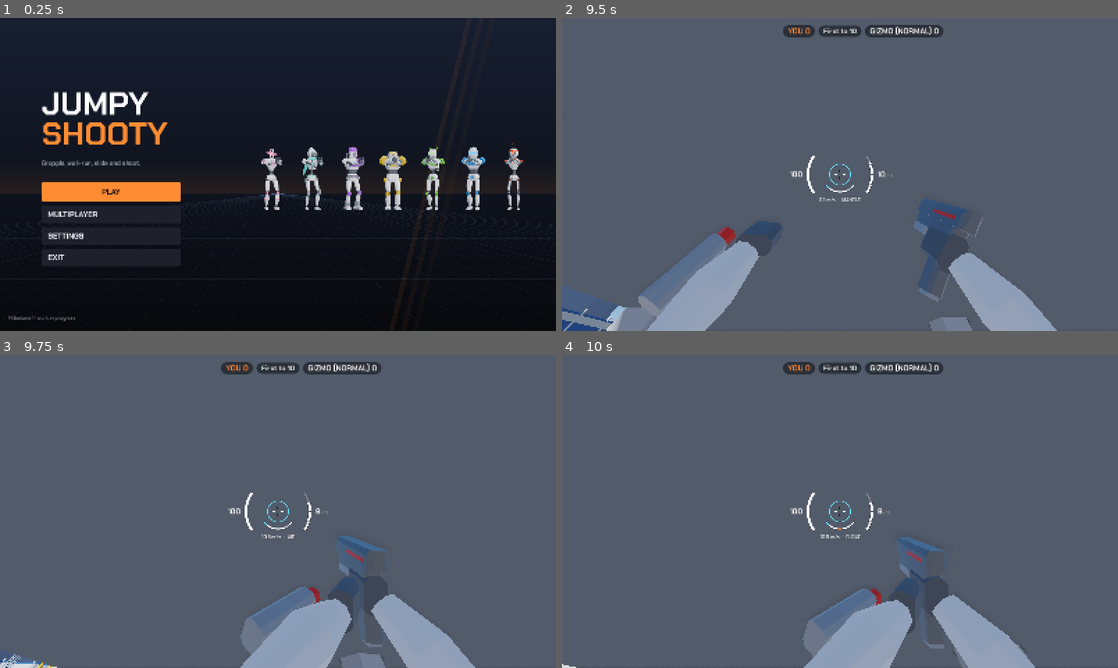
Above: before the commit, frames 1-4 (two rows, left to right).
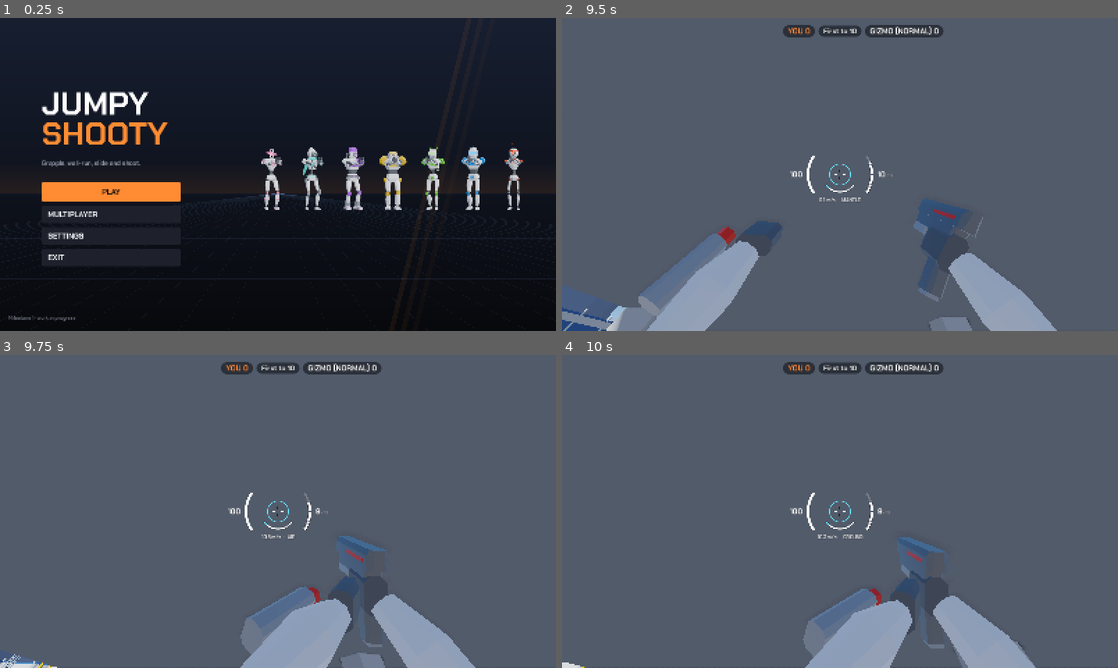
Above: after the commit, the same moments.

Repository: Yellow-Makes-Games/Jumpy-Shooty
Game: Godot game, scene res://game/ui/main_menu.tscn
Same seed, same stepped clock (60 frames per second), same inputs: the game is played once before the commit and once after it.
Inputs (mouse positions are in pixels of both pictures, inside the frame that each line leads up to):
- Up to frame 1 (0.25 s): no input
- Up to frame 2 (9.5 s): click "PLAY" at 0.5 s; click "Back" at 1.25 s; click "PLAY" at 2 s; click (745, 171) at 2.75 s; click "Easy" at 3.5 s; click "Easy" at 4.25 s; click "Normal" at 5 s; click "Normal" at 5.75 s; click "START" at 6.5 s; tap Enter at 7.25 s; move the mouse to (834, 180) at 7.27 s; hold Ctrl (crouch) 7.28-8.03 s; hold W (move_forward) from 7.28 s (still down); tap E (boost) at 7.35 s; click (834, 180) at 7.42 s; tap Space (jump) at 7.52, 7.82, 8.27, 8.57 s; move the mouse to (878, 177) at 8.02 s; tap Ctrl (crouch) at 8.1 s; tap Q (dive) at 8.3 s; move the mouse to (795, 171) at 8.77 s; hold Q (dive) from 8.78 s (still down); click (795, 171) at 9.05 s
- Up to frame 3 (9.75 s): move the mouse to (283, 511) at 9.52 s; release W (move_forward) at 9.53 s; release Q (dive) at 9.53 s; hold A (move_left) from 9.53 s (still down); click (283, 511) at 9.6 s
- Up to frame 4 (10 s): keep holding A (move_left); tap Space (jump) at 9.77 s; tap Shift (float) at 9.8 s

Frames 1-3 are identical in both runs. In frame 4, 0.2% of the frame differs, in the area x 0-86%, y 55-100%.

Commit message:
Float: faster leg spin, 1 s, slow sink, boots redirect it, legs hit
- Legs whirl like a helicopter rotor: four turns a second (was one per
  0.9 s); the float sound chops to match
- A float lasts 1 s (was 2.5 s)
- You sink slowly while floating (up to 2 m/s) instead of holding height
- Rocket boots while floating no longer end it: the burst turns the whole
  float the way you press (WASD as you face, forward with nothing held),
  keeping all your speed plus the burst's
- The whirling legs hit: anyone within 1.3 m of your hips takes 15 damage
  and is knocked away, once per float each. The host decides every hit
  (new FloatSpin rules, Match.request_float_hit), and holds a hit that
  arrives before the snapshot showing the float instead of dropping it
- Tests: movement checks for the sink and the boots redirect, the spin
  speed in the robot test, floating into a dummy and into a bot in the
  debug test; docs updated

Co-Authored-By: Claude Opus 5.5 <noreply@anthropic.com>
Claude-Session: https://claude.ai/code/session_01NfJBh9N3HB7X5YQUWoufd1

Diff:
--- /dev/null
+++ b/game/combat/float_spin.gd
@@ -0,0 +1,13 @@
+class_name FloatSpin
+## Floating (Shift in mid-air) whirls your legs round like a rotor, and they hit:
+## anyone they reach is hurt and knocked away from you, once per float each.
+## There is nothing to press: floating into or past someone is the attack.
+## The host decides every hit (see Match.request_float_hit).
+
+const DAMAGE := 15.0
+const REACH := 1.3           ## metres from your hips to the edge of their body (a leg is about 0.9 m long)
+const HEIGHT := 0.9          ## your hips above your feet: the middle of the rotor
+const KNOCKBACK := 11.0      ## away from you
+const KNOCKBACK_UP := 4.0
+const SPIN_UP := 0.1         ## seconds into a float before the legs are up to speed and can hit
+const REHIT := 0.5           ## the host never lets you hit the same player again sooner than this
--- a/game/match/match_state.gd
+++ b/game/match/match_state.gd
@@ -58,6 +58,8 @@
 var _last_slam_time: Dictionary = {}   # host: id -> Net.now() of last crash that hurt
 var _last_shove: Dictionary = {}       # host: id -> [who shoved them, Net.now()]
 var _last_kick_time: Dictionary = {}   # host: id -> Net.now() of last accepted kick
+var _last_spin_hit: Dictionary = {}    # host: "attacker:target" -> Net.now() of the last float hit on them
+var _spin_waiting: Array = []          # host: float hits asked for before we have seen that player float: [attacker, hub, view times, give up at]
 var _tethers: Dictionary = {}          # host: id -> [the player their hook is on, Net.now()]
 var _projectiles: Dictionary = {}      # host: id -> {pos, vel, shooter, weapon, t}
 var _next_projectile := 1
@@ -134,6 +136,8 @@
 		_last_slam_time.clear()
 		_last_shove.clear()
 		_last_kick_time.clear()
+		_last_spin_hit.clear()
+		_spin_waiting.clear()
 		_tethers.clear()
 		_projectiles.clear()
 		death_cause.clear()
@@ -196,6 +200,13 @@
 			_host_respawn(id)
 	if Net.is_deathmatch():
 		_host_pickups(delta)
+	for w in _spin_waiting.duplicate():
+		var who: Player = Net.arena.get_player(w[0]) if Net.arena else null
+		if who == null or Net.now() > w[3]:
+			_spin_waiting.erase(w)
+		elif _floated_lately(who):
+			_spin_waiting.erase(w)
+			_host_float_hit(w[0], w[1], w[2], true)
 	if time_left <= 0.0:
 		host_end_match()
 
@@ -726,6 +737,85 @@
 
 
 # ---------------------------------------------------------------------------
+# Floating: the whirling legs hit whoever they reach (see FloatSpin)
+
+## Called by a floating local player (or bot) when someone comes within reach of
+## its legs. `hub`: the middle of the rotor (its hips).
+func request_float_hit(hub: Vector3, view_times: Dictionary, attacker: int = 0) -> void:
+	if Net.is_host():
+		_host_float_hit(attacker if attacker != 0 else Net.my_id(), hub, view_times)
+	else:
+		_float_hit_request.rpc_id(1, hub, view_times)
+
+
+@rpc("any_peer", "call_remote", "reliable")
+func _float_hit_request(hub: Vector3, view_times: Dictionary) -> void:
+	if Net.is_host():
+		_host_float_hit(multiplayer.get_remote_sender_id(), hub, view_times)
+
+
+func _host_float_hit(attacker: int, hub: Vector3, view_times: Dictionary, waited: bool = false) -> void:
+	if not running or not is_alive(attacker) or not Net.arena or Race.active:
+		return
+	var who: Player = Net.arena.get_player(attacker)
+	# (A float can be fast, so their latest known position may be well behind the hub.)
+	if who == null or hub.distance_to(who.latest_position() + Vector3(0, FloatSpin.HEIGHT, 0)) > 6.0:
+		return
+	if not _floated_lately(who):
+		# The hit can get here before the snapshot that shows them floating: hold it
+		# for a moment (see _process) rather than turn it down.
+		if not waited and _spin_waiting.size() < 64:
+			_spin_waiting.append([attacker, hub, view_times, Net.now() + 0.6])
+		return
+	var now := Net.now()
+	var facing := Vector3.FORWARD.rotated(Vector3.UP, who.yaw_at(who.latest_time()))
+	var space := (Net.arena as Node3D).get_world_3d().direct_space_state
+	var points := PackedVector3Array()
+	var hits := []   # [id, shove]
+	for b in _rewound_bodies(attacker, view_times):
+		var key := "%d:%d" % [attacker, b[0]]
+		if (now - _last_spin_hit.get(key, -10.0)) * Engine.time_scale < FloatSpin.REHIT:
+			continue
+		var feet: Vector3 = b[1]
+		var height: float = b[2]
+		var near := Geometry3D.get_closest_point_to_segment(hub,
+			feet + Vector3(0, Player.CAPSULE_RADIUS, 0), feet + Vector3(0, height - Player.CAPSULE_RADIUS, 0))
+		var to := near - hub
+		if to.length() - Player.CAPSULE_RADIUS > FloatSpin.REACH + 0.3:   # a little slack for lag
+			continue
+		if not space.intersect_ray(PhysicsRayQueryParameters3D.create(hub, near, 1)).is_empty():
+			continue   # a wall in the way
+		_last_spin_hit[key] = now
+		var flat := Vector3(to.x, 0.0, to.z)
+		flat = flat.normalized() if flat.length_squared() > 0.0001 else facing
+		hits.append([b[0], flat * FloatSpin.KNOCKBACK + Vector3.UP * FloatSpin.KNOCKBACK_UP])
+		points.append(near.lerp(hub, Player.CAPSULE_RADIUS / maxf(to.length(), 0.01)))
+	if DevArgs.sync_log:
+		print("FLOAT_HIT %d %d" % [attacker, hits.size()])
+	if hits.is_empty():
+		return
+	_melee_effect.rpc(attacker, "float", points)
+	for h in hits:
+		if is_dummy(h[0]):
+			_host_dummy_damage(attacker, h[0], FloatSpin.DAMAGE, false)
+		else:
+			_host_damage(attacker, h[0], FloatSpin.DAMAGE, false, "float")
+			_host_shove(attacker, h[0], h[1])
+
+
+## Was this player floating just now? (Their own copy if they are simulated here;
+## otherwise what their last few snapshots said.)
+func _floated_lately(who: Player) -> bool:
+	if who.is_local and who.motor:
+		return who.motor.state == MovementController.State.FLOAT
+	var t := who.latest_time()
+	for i in 7:
+		if Player.pose_state(who.pose_at(t - 0.1 * i)) == MovementController.State.FLOAT:
+			return true
+	return false
+
+
+# ---------------------------------------------------------------------------
 # Hooking another player: the rope reels you both together
 
 ## Called by the local player (or a bot) when its hook catches player `target`
--- a/game/player/movement/movement_controller.gd
+++ b/game/player/movement/movement_controller.gd
@@ -18,11 +18,13 @@
 ##   FLIP      press jump again in mid-air: a flip toward your WASD direction with a
 ##             small burst, once per jump (a dodge)
 ##   FLOAT     press Shift in mid-air: your up-and-down speed is cancelled and you
-##             glide level, in a straight line the way you face, at the speed you
-##             had, for float_time seconds. Once per jump. Any other move takes over
-##             from it (flip, dive, grapple, rocket boots, a wall), so it works as a
+##             glide in a straight line the way you face, at the speed you had,
+##             sinking slowly, for float_time seconds. Once per jump. Any other move
+##             takes over from it (flip, dive, grapple, a wall), so it works as a
 ##             way to stop rising or falling before the next move; Shift again
-##             drops you out early.
+##             drops you out early. Rocket boots do not end it: they send the
+##             float off the way you press instead (see _float_boost). The legs
+##             whirl round and hit anyone they reach (see FloatSpin).
 ##
 ## Rocket boots (E): a burst of speed toward your WASD direction as seen from
 ## where you look (straight where you look if you hold no direction), so you can
@@ -322,6 +324,8 @@
 ## Rocket boots: a burst toward where you push (see the top of this file).
 func _boost(vel: Vector3, input: PlayerInput, grounded: bool) -> Vector3:
 	var t := tuning
+	if state == State.FLOAT:
+		return _float_boost(vel, input)
 	var dir := input.boost_dir
 	if dir == Vector3.ZERO:
 		var look := Basis.from_euler(Vector3(input.pitch, input.yaw, 0.0))
@@ -338,7 +342,7 @@
 	vel += dir * t.boost_speed
 	since_boost = 0.0
 	boosts += 1
-	if state in [State.MANTLE, State.ROLL, State.BELLY_SLIDE, State.WALL_RUN, State.FLOAT]:
+	if state in [State.MANTLE, State.ROLL, State.BELLY_SLIDE, State.WALL_RUN]:
 		if state == State.WALL_RUN:
 			_end_wall_run()
 		state = State.AIR
@@ -731,6 +735,7 @@
 
 
 ## Up-and-down speed goes; the speed you had over the ground now carries you the way you face.
+## (From there you sink slowly: see _float.)
 func _start_float(vel: Vector3, input: PlayerInput) -> Vector3:
 	var t := tuning
 	if state == State.WALL_RUN:
@@ -743,13 +748,31 @@
 	return _facing(input) * speed
 
 
-## Floating: no gravity and no steering, so you hold your line and your speed
-## (whatever a wall you brush leaves you with) until the time runs out.
+## Floating: no steering, so you hold your line and your speed (whatever a wall
+## you brush leaves you with) until the time runs out, sinking slowly as you go.
 func _float(vel: Vector3, delta: float) -> Vector3:
+	var t := tuning
 	_float_left -= delta
 	if _float_left <= 0.0:
 		state = State.AIR
-	return Vector3(vel.x, 0.0, vel.z)
+	return Vector3(vel.x, maxf(minf(vel.y, 0.0) - t.float_gravity * delta, -t.float_fall_speed), vel.z)
+
+
+## Rocket boots while floating: the burst turns the whole float the way you press
+## (WASD as seen from the way you face; forward if you hold nothing), carrying
+## all the speed you had plus the burst's. You keep floating.
+func _float_boost(vel: Vector3, input: PlayerInput) -> Vector3:
+	var t := tuning
+	var dir := Vector3(input.boost_dir.x, 0.0, input.boost_dir.z)   # a bot's aim, kept level
+	if dir.length_squared() < 0.0001:
+		dir = _wish_dir(input)
+	if dir.length_squared() < 0.0001:
+		dir = _facing(input)
+	dir = dir.normalized()
+	var speed := Vector2(vel.x, vel.z).length() + t.boost_speed
+	since_boost = 0.0
+	boosts += 1
+	return Vector3(dir.x * speed, vel.y, dir.z * speed)
 
 
 # ---------------------------------------------------------------------------
--- a/game/player/movement/movement_tuning.gd
+++ b/game/player/movement/movement_tuning.gd
@@ -110,7 +110,9 @@
 @export var belly_crawl_speed := 2.0      ## once the slide runs out (dive still held), you can crawl this fast
 
 @export_group("Float")
-@export var float_time := 2.5             ## press Shift in mid-air: you glide level for this long
+@export var float_fall_speed := 2.0       ## while floating you sink this fast, no faster
+@export var float_gravity := 5.0          ## how quickly you reach that sinking speed (normal gravity is 22)
+@export var float_time := 1.0             ## press Shift in mid-air: you float for this long
 @export var float_min_speed := 5.0        ## a float carries you the way you face at least this fast (otherwise at the speed you had)
 @export var float_min_height := 0.5       ## no float this close above the floor (Shift there is just sprint)
 
--- a/game/player/player.gd
+++ b/game/player/player.gd
@@ -87,6 +87,8 @@
 var _flame_t := 0.0
 var _burst_left := 0              # local: rounds of a burst still to fire
 var _burst_wait := 0.0            # local: seconds until the next round of the burst
+var _float_t := 0.0               # local: seconds into the current float (0 = not floating)
+var _spin_hit := {}               # local: ids the whirling legs have already hit in this float
 
 
 func _init() -> void:
@@ -221,6 +223,7 @@
 			if weapon:
 				_update_weapon(delta)   # (Deathmatch, empty hands: only the kick)
 			_update_kick(delta)
+			_update_float_spin(delta)
 	else:
 		velocity = Vector3.ZERO
 		_report_tether()
@@ -592,6 +595,10 @@
 func _on_melee_landed(attacker: int, weapon_id: String, points: PackedVector3Array) -> void:
 	if attacker != peer_id or points.is_empty():
 		return
+	if weapon_id == "float":
+		if rig:
+			_punch_roll += randf_range(-0.03, 0.03)   # your legs clipped someone: a small jolt
+		return
 	if weapon_id == "kick" or weapon_id == "flying_kick":
 		if rig:
 			_punch += Vector2(randf_range(-0.02, 0.02), -0.05 if weapon_id == "flying_kick" else -0.025)
@@ -634,6 +641,44 @@
 		motor.knock(ahead * Kick.LUNGE)
 	if DevArgs.sync_log:
 		print("ANIM KICK %d" % peer_id)
+
+
+## Floating: your whirling legs hit anyone they reach (see FloatSpin), once each
+## per float. We only notice that someone is in reach; the host decides the hit.
+func _update_float_spin(delta: float) -> void:
+	if motor.state != MovementController.State.FLOAT:
+		_float_t = 0.0
+		_spin_hit.clear()
+		return
+	_float_t += delta
+	if _float_t < FloatSpin.SPIN_UP or not Match.running:
+		return
+	var hub := global_position + Vector3(0, FloatSpin.HEIGHT, 0)
+	var found := false
+	var view_times := {}
+	for p in get_parent().get_children():
+		if p == self or not p is Player:
+			continue
+		if p.last_render_time >= 0.0:
+			view_times[p.peer_id] = p.last_render_time
+		if p.visible_in_world() and not _spin_hit.has(p.peer_id) \
+				and _in_spin_reach(hub, p.global_position, (p._shape.shape as CapsuleShape3D).height):
+			_spin_hit[p.peer_id] = true
+			found = true
+	if Net.arena:
+		for d in Net.arena.dummies:
+			var id := Match.dummy_id(d.index)
+			if not d.is_down() and not _spin_hit.has(id) and _in_spin_reach(hub, d.global_position, CAPSULE_HEIGHT):
+				_spin_hit[id] = true
+				found = true
+	if found:
+		Match.request_float_hit(hub, view_times, peer_id)
+
+
+func _in_spin_reach(hub: Vector3, feet: Vector3, height: float) -> bool:
+	var near := Geometry3D.get_closest_point_to_segment(hub,
+		feet + Vector3(0, CAPSULE_RADIUS, 0), feet + Vector3(0, height - CAPSULE_RADIUS, 0))
+	return near.distance_to(hub) - CAPSULE_RADIUS <= FloatSpin.REACH
 
 
 func kick_readiness() -> float:
--- a/game/player/robot/robot_animator.gd
+++ b/game/player/robot/robot_animator.gd
@@ -42,11 +42,11 @@
 const VIEW_SIDE := 0.10         ## the body may shift this far sideways to stay under the eyes
 const VIEW_NECK_BELOW := 0.12   ## and its neck is kept at least this far below them
 const AIRBORNE := ["air", "tuck", "grapple", "wall_l", "wall_r", "flip_front", "flip_back", "flip_left", "flip_right", "float"]
-## Floating: the legs go straight out to the sides and turn a full circle at half the
-## speed of a flip (a flip is once round in 0.45 s).
-const FLOAT_SPIN_TIME := 0.9    ## seconds per turn of the legs
+## Floating: the legs go straight out to the sides and whirl round like a
+## helicopter's rotor, four turns a second.
+const FLOAT_SPIN_TIME := 0.25   ## seconds per turn of the legs
 const FLOAT_SPREAD := 80.0      ## degrees each leg is lifted out to its side (90 = level)
-const FLOAT_SWAY := 4.0         ## degrees the legs rise and dip as they turn
+const FLOAT_SWAY := 3.0         ## degrees the rotor tilts back and forth, slowly, so it is not dead flat
 const FLOAT_KNEE := 8.0         ## degrees of bend left in the knees
 const FLOAT_TOES := 30.0        ## degrees the toes are pointed
 ## [right arm, left arm, torso]: how much each follows the aim in each source.
@@ -626,10 +626,10 @@
 				rig.sample(_pose, "air", 0.5 * rig.length("air"))
 
 
-## Floating: both legs straight out to the sides, toes pointed, rising and dipping
-## a little as they go round. (The turning itself is done at the waist, in update.)
+## Floating: both legs straight out to the sides, toes pointed, the pair tilting
+## a little one way and the other. (The turning itself is done at the waist, in update.)
 func _float_legs() -> void:
-	var sway := sin(_time * TAU / FLOAT_SPIN_TIME * 2.0) * FLOAT_SWAY
+	var sway := sin(_time * TAU / 0.7) * FLOAT_SWAY
 	for side: float in [-1.0, 1.0]:
 		var s := "_l" if side < 0.0 else "_r"
 		var out := deg_to_rad(FLOAT_SPREAD + sway * side) * side
--- a/tests/debug_runner.gd
+++ b/tests/debug_runner.gd
@@ -148,6 +148,42 @@
 	_check(_hits.size() == 2 and is_equal_approx(health - dummy.health, hammer.charge_damage),
 		"letting go of a full wind-up hits much harder (%.1f damage)" % (health - dummy.health))
 	_check(not me.winding_up() and me.melee_charge() == 0.0, "and the wind-up is spent")
+	# Floating into someone: the whirling legs hit them once, for FloatSpin's damage.
+	await get_tree().create_timer(3.5).timeout   # left alone, the dummy heals
+	_hits.clear()
+	health = dummy.health
+	me.teleport(dummy.global_position + Vector3(-0.95, 1.2, 0), -PI / 2)   # in the air beside it, facing it
+	await _frames(2)
+	Input.action_press("float")
+	await _frames(3)
+	Input.action_release("float")
+	var floated := me.motor.state == MovementController.State.FLOAT
+	await get_tree().create_timer(1.3).timeout
+	_check(floated, "Shift in the air beside the dummy floats")
+	_check(_hits.size() == 1 and is_equal_approx(health - dummy.health, FloatSpin.DAMAGE),
+		"floating into a dummy hits it once with the legs (%.1f damage, %d hits)" % [health - dummy.health, _hits.size()])
+	# And into a player (a bot, standing still): hurt once and knocked away.
+	menu._add_bot()
+	Cheats.freeze_bots = true
+	await _frames(10)
+	var bot: Player = arena.get_player(menu._bots()[0])
+	bot.teleport(dummy.global_position + Vector3(-12.0, 0.1, 6.0), 0.0)
+	await get_tree().create_timer(0.5).timeout   # settles on the floor
+	var stood := bot.global_position
+	_hits.clear()
+	me.teleport(stood + Vector3(-0.95, 1.2, 0), -PI / 2)
+	await _frames(2)
+	Input.action_press("float")
+	await _frames(3)
+	Input.action_release("float")
+	await get_tree().create_timer(0.6).timeout
+	var bot_hits := _hits.filter(func(h): return h[1] == bot.peer_id)
+	_check(bot_hits.size() == 1 and is_equal_approx(bot_hits[0][2], FloatSpin.DAMAGE) and bot_hits[0][0] == me.peer_id,
+		"floating into a player hurts them once (%s)" % str(bot_hits))
+	_check(bot.global_position.x - stood.x > 2.0, "and knocks them away from you (%.1f m)" % (bot.global_position.x - stood.x))
+	Cheats.freeze_bots = false
+	menu._remove_bots(4)
+	await _frames(5)
 	DevArgs.drives_keys = false
 
 	# The menu opens offline (and builds every control without errors).
--- a/tests/movement_test.gd
+++ b/tests/movement_test.gd
@@ -512,14 +512,14 @@
 				_data.erase("flip_watch")
 				_expect_true("no flip", not _data["states"].has(MovementController.State.FLIP))
 				_expect_true("jumped on landing", _data.get("rebounded", false))],
-		["Shift in mid-air floats: level, the way you face, at the speed you had", 1.0,
+		["Shift in mid-air floats: the way you face, at the speed you had, sinking slowly", t.float_time * 0.4,
 			func():
 				motor.reset()
 				_teleport(Vector3(-30, 40, 180))
 				_clear_input()
 				body.velocity = Vector3(6, -9, -15)   # falling fast, drifting right
 				input.yaw = 0.0
-				input.pitch = deg_to_rad(-30.0)   # looking down changes nothing: a float is level
+				input.pitch = deg_to_rad(-30.0)   # looking down changes nothing: a float goes the way you face over the ground
 				input.float_pressed = true
 				_data["float_from"] = body.global_position,
 			func():
@@ -527,19 +527,22 @@
 				_data.erase("float_from")
 				var p := body.global_position
 				_expect_true("state is Float", motor.state == MovementController.State.FLOAT)
-				_expect_near("height kept", p.y, from.y, 0.02)
+				var sunk := from.y - p.y
+				_expect_true("the fall is stopped: sunk only a little (%.2f m)" % sunk, sunk > 0.02 and sunk < t.float_fall_speed * t.float_time * 0.4)
+				_expect_true("sinking, no faster than the float's fall speed (%.2f m/s)" % body.velocity.y,
+					body.velocity.y < -0.3 and body.velocity.y >= -t.float_fall_speed - 0.001)
 				_expect_near("speed kept", motor.horizontal_speed(body), Vector2(6, 15).length(), 0.05)
 				_expect_near("going the way you face (sideways speed)", body.velocity.x, 0.0, 0.05)
-				_expect_near("distance covered in 1 s", from.z - p.z, Vector2(6, 15).length(), 0.3)
-				_expect_near("HUD: part of the float left", motor.float_readiness(), 1.0 - 1.0 / t.float_time, 0.02)],
-		["steering does nothing while floating", 0.5,
+				_expect_near("distance covered", from.z - p.z, Vector2(6, 15).length() * t.float_time * 0.4, 0.3)
+				_expect_near("HUD: part of the float left", motor.float_readiness(), 0.6, 0.02)],
+		["steering does nothing while floating", t.float_time * 0.3,
 			func(): input.move = Vector2(1, -1),
 			func():
 				_expect_near("still straight (sideways speed)", body.velocity.x, 0.0, 0.05)
 				_expect_near("speed kept", motor.horizontal_speed(body), Vector2(6, 15).length(), 0.05)
 				input.move = Vector2.ZERO],
-		["the float runs out and you fall on, keeping your speed", 0.2,
-			func(): _steps[_scenario][1] = t.float_time - 1.5 + 0.2,
+		["the float runs out and you fall on, keeping your speed", t.float_time * 0.3 + 0.2,
+			func(): pass,
 			func():
 				_expect_true("falling again (%s, %.1f m/s)" % [MovementController.State.keys()[motor.state], body.velocity.y],
 					motor.state == MovementController.State.AIR and body.velocity.y < -2.0)
@@ -563,7 +566,7 @@
 			func():
 				_data.erase("float_again")
 				_expect_true("stopped rising, drifting the way you face (%s)" % _data["float_vel"],
-					absf(_data["float_vel"].y) < 0.01 and absf(_data["float_vel"].x + t.float_min_speed) < 0.05)
+					_data["float_vel"].y <= 0.0 and _data["float_vel"].y >= -t.float_fall_speed and absf(_data["float_vel"].x + t.float_min_speed) < 0.05)
 				_expect_true("dropped out (%s, %.1f m/s)" % [MovementController.State.keys()[motor.state], body.velocity.y],
 					motor.state == MovementController.State.AIR and body.velocity.y < -1.0)
 				_data.erase("float_vel")],
@@ -583,15 +586,28 @@
 			func():
 				_expect_true("state is Dive", motor.state == MovementController.State.DIVE)
 				_expect_true("faster forward (%.1f m/s)" % -body.velocity.z, -body.velocity.z > 12.0 + t.dive_boost * 0.9)],
-		["rocket boots take over from a float", 0.05,
+		["rocket boots turn a float the way you press, and you keep floating", 0.05,
+			func():
+				_start_float(Vector3(0, -6, -12))   # floating toward -z at 12 m/s
+				input.move = Vector2(1, 0)          # pressing right
+				input.jump_held = true              # (tips a normal burst upward: not a float's)
+				input.boost_pressed = true,
+			func():
+				input.jump_held = false
+				input.move = Vector2.ZERO
+				_expect_true("still floating", motor.state == MovementController.State.FLOAT)
+				_expect_near("all the speed, plus the burst, now goes right", body.velocity.x, 12.0 + t.boost_speed, 0.1)
+				_expect_near("none of it forward any more", body.velocity.z, 0.0, 0.1)
+				_expect_true("still only sinking slowly (%.2f m/s)" % body.velocity.y, body.velocity.y <= 0.0 and body.velocity.y >= -t.float_fall_speed)
+				_expect_true("the boots are spent", motor.boost_readiness() < 0.1)],
+		["rocket boots with nothing pressed push a float on the way you face", 0.05,
 			func():
 				_start_float(Vector3(0, -6, -12))
-				input.jump_held = true   # tips the burst upward
+				input.yaw = PI   # turned right round since the float began
 				input.boost_pressed = true,
 			func():
-				input.jump_held = false
-				_expect_true("no longer floating", motor.state == MovementController.State.AIR)
-				_expect_true("boosted forward and up (%s)" % body.velocity, -body.velocity.z > 20.0 and body.velocity.y > 3.0)],
+				_expect_true("still floating", motor.state == MovementController.State.FLOAT)
+				_expect_near("now going the other way, faster", body.velocity.z, 12.0 + t.boost_speed, 0.1)],
 		["the grapple takes over from a float, and gives it back", 0.3,
 			func():
 				_start_swing()
@@ -623,8 +639,8 @@
 			func():
 				var n: Array = _data["nudged"]
 				_data.erase("nudged")
-				_expect_true("nudged: still floating level, a little faster (%s)" % n[1],
-					n[0] == MovementController.State.FLOAT and absf(n[1].y) < 0.01 and absf(n[1].z + 14.0) < 0.05)
+				_expect_true("nudged: still floating, not lifted, a little faster (%s)" % n[1],
+					n[0] == MovementController.State.FLOAT and n[1].y <= 0.0 and n[1].y > -0.5 and absf(n[1].z + 14.0) < 0.05)
 				_expect_true("shoved: falling (%s)" % MovementController.State.keys()[motor.state], motor.state == MovementController.State.AIR)],
 		["no float on the floor: Shift there is still sprint", 1.5,
 			func():
--- a/tests/robot_test.gd
+++ b/tests/robot_test.gd
@@ -178,10 +178,11 @@
 	_expect("floating: legs straight out to the sides",
 		Vector2(leg_l.x, leg_l.z).length() > 0.65 and Vector2(leg_r.x, leg_r.z).length() > 0.65 and leg_l.dot(leg_r) < 0.0,
 		"%s %s" % [leg_l, leg_r])
-	_run(floating, RobotAnimator.FLOAT_SPIN_TIME * 0.25)
+	_run(floating, 2.5 / 60.0)   # three frames
 	var later := robot.bone_position("foot_l") - robot.bone_position("hips")
 	var turned := rad_to_deg(absf(Vector2(leg_l.x, leg_l.z).angle_to(Vector2(later.x, later.z))))
-	_near("floating: the legs turn a quarter circle in a quarter of the spin time (degrees)", turned, 90.0, 8.0)
+	_near("floating: the legs whirl round at the spin speed (degrees in three frames)", turned,
+		360.0 * 0.05 / RobotAnimator.FLOAT_SPIN_TIME, 5.0)
 	_expect("floating: the gun stays on target while they turn", robot.bone_position("muzzle").distance_to(held) < 0.03,
 		"%.3f m" % robot.bone_position("muzzle").distance_to(held))
 
Not shown, added: game/combat/float_spin.gd.uid
Not shown, changed: docs/DESIGN.md
Not shown, changed: docs/FEATURES.md
Not shown, changed: game/audio/sfx/float.wav
